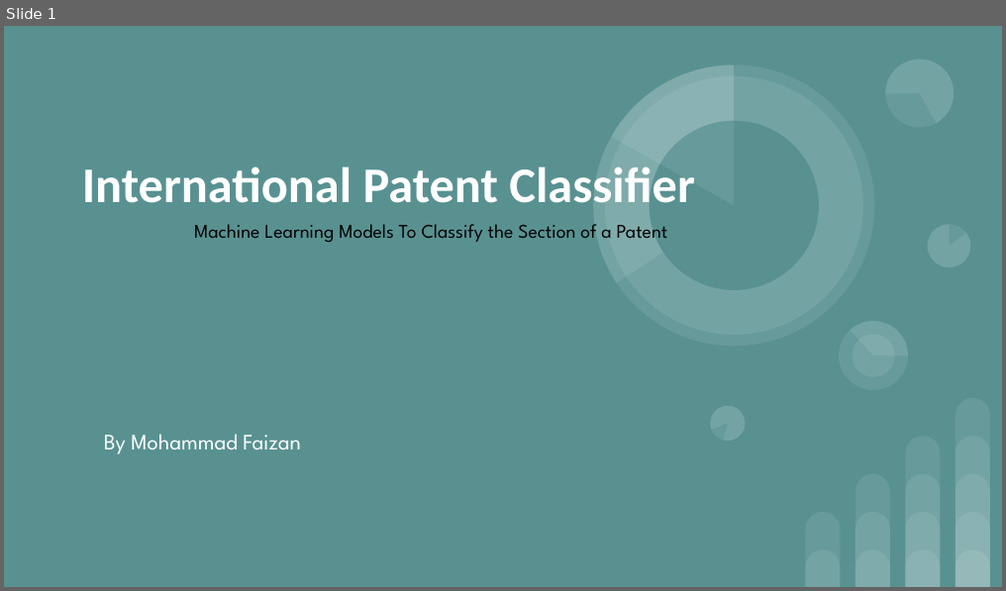
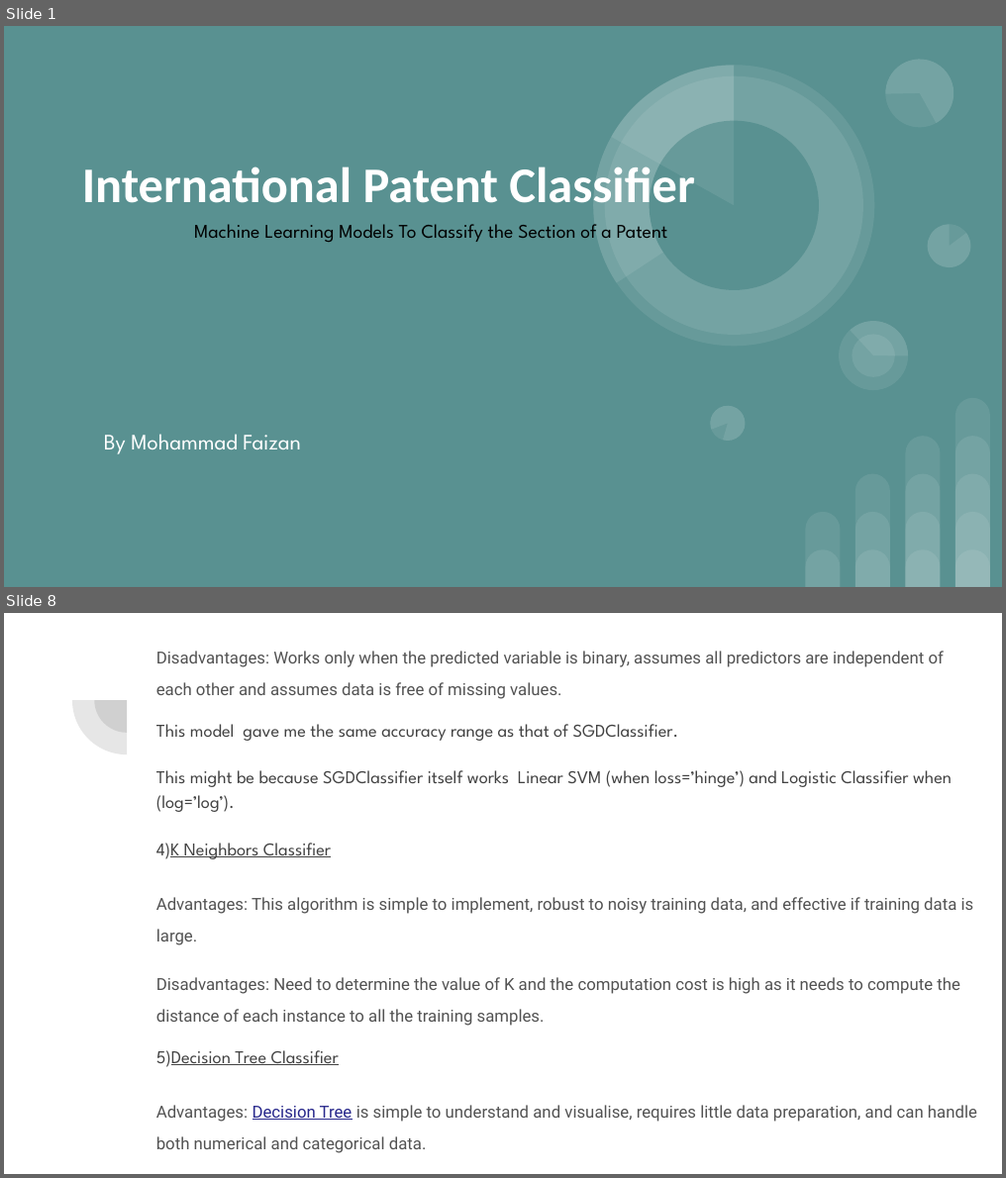
Before and after one commit to faizan4053/ipc_classifier, a slide deck: International Patent Classifier.pptx. Shown one above the other, each under a label of ours: slide 1 before the commit, slides 1 and 8 after it; the slides between them are not shown. The pictures are 1006x591 and 1006x1178 pixels, drawn with LibreOffice and Linux fonts; fonts in the diff are those of the drawing. Boxes give left, top, right and bottom in pixels: in the first picture for what was removed or moved away, otherwise in the second. Text is boxed around its words. In the diff, an @@ line names an element or a change of style, - is before the commit and + after.

Commit message:
adding ppt notebook and other changes

```diff
--- a/International Patent Classifier.pptx
+++ b/International Patent Classifier.pptx
@@ slide 8 added at <box>4,613,1002,1174</box>, background #FFFFFF @@
@@ pie slice (boxed as its full ellipse) added at <box>72,646,180,755</box>, fill #424242 at 13% opacity @@
@@ pie slice (boxed as its full ellipse) added at <box>95,667,159,733</box>, fill #424242 at 13% opacity @@
@@ text added at <box>156,651,977,1154</box>, 12 pt, text #525252 @@
+Disadvantages: Works only when the predicted variable is binary, assumes all predictors are independent of each other and assumes data is free of missing values.
+This model gave me the same accuracy range as that of SGDClassifier.
+This might be because SGDClassifier itself works Linear SVM (when loss=’hinge’) and Logistic Classifier when (log=’log’).
+4)K Neighbors Classifier
+Advantages: This algorithm is simple to implement, robust to noisy training data, and effective if training data is large.
+Disadvantages: Need to determine the value of K and the computation cost is high as it needs to compute the distance of each instance to all the training samples.
+5)Decision Tree Classifier
+Advantages: Decision Tree is simple to understand and visualise, requires little data preparation, and can handle both numerical and categorical data.
```
Also in this commit, not shown: 2 slides changed, 6 other slides added, 1 slide removed, 3 other files.
